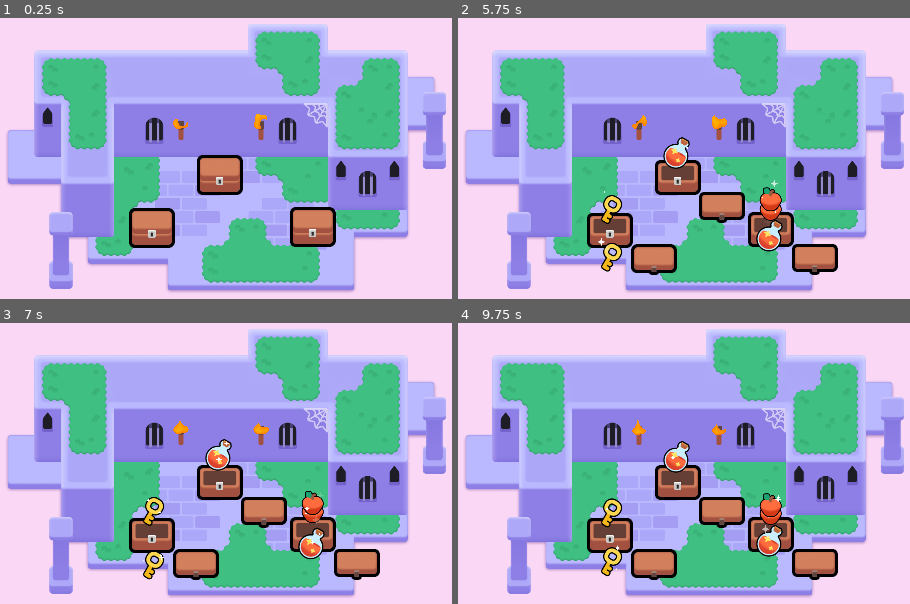
Above: before the commit, frames 1-4 (two rows, left to right).
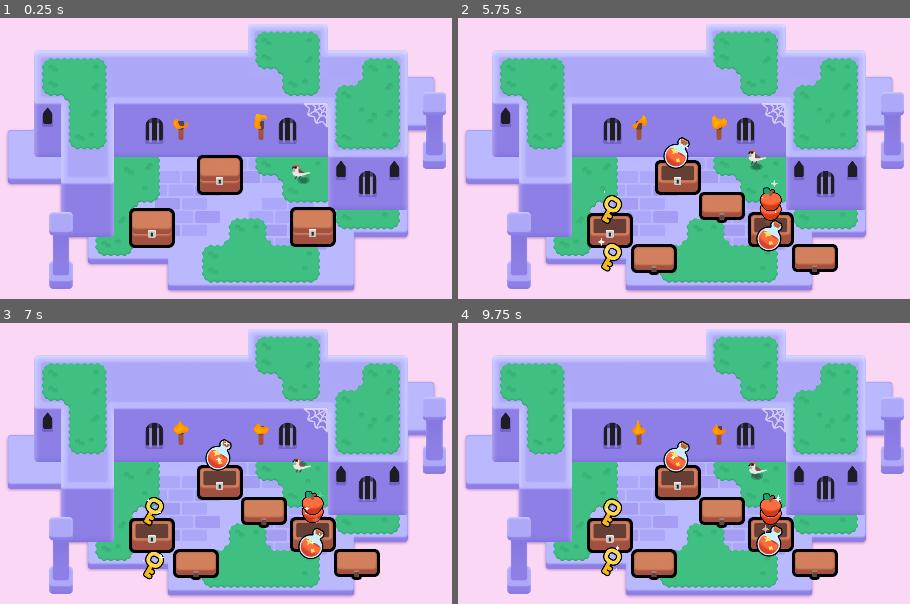
Above: after the commit, the same moments.

Repository: ellaclz/2DGameDevCourse
Game: Godot game, scene res://lessons/mini_dungeon.tscn
The game is run twice, just before and just after one commit, with the same random seed, the same clock (stepped at 60 frames per second) and the same inputs.
Inputs (mouse positions are in pixels of both pictures, inside the frame that each line leads up to):
- Up to frame 1 (0.25 s): no input
- Up to frame 2 (5.75 s): tap Enter at 0.5 s; move the mouse to (679, 175) at 0.52 s; press the mouse at (679, 175) at 0.53 s; hold D (move_right) 0.53-1.28 s; tap Space at 0.77, 1.52, 3.02, 3.77, 4.52 s; move the mouse to (769, 225) at 1.27 s; release the mouse at (769, 225) at 1.28 s; hold S (move_down) 1.28-2.03 s; right-click (769, 225) at 1.35 s; click (769, 225) at 1.42 s; move the mouse to (611, 228) at 2.02 s; hold D (move_right) 2.03-2.78 s; tap Z at 2.1, 4.35 s; click (611, 228) at 2.17 s; move the mouse to (638, 265) at 2.77 s; hold W (move_up) 2.78-3.53 s; click (638, 265) at 2.85 s; move the mouse to (outside the picture) at 3.52 s; hold Right mouse button (right_click) 3.53-4.28 s; hold A (move_left) 3.53-5.03 s; click (outside the picture) at 3.67 s; move the mouse to (outside the picture) at 4.27 s; click (outside the picture) at 4.42 s; move the mouse to (720, 175) at 5.02 s; press the mouse at (720, 175) at 5.03 s; hold S (move_down) from 5.03 s (still down)
- Up to frame 3 (7 s): move the mouse to (99, 367) at 5.77 s; release S (move_down) at 5.78 s; release the mouse at (99, 367) at 5.78 s; hold D (move_right) 5.78-6.53 s; right-click (99, 367) at 5.85 s; click (99, 367) at 5.92 s; tap Space at 6.02, 6.77 s; move the mouse to (397, 457) at 6.52 s; hold W (move_up) from 6.53 s (still down); tap Z at 6.6 s; click (397, 457) at 6.67 s
- Up to frame 4 (9.75 s): move the mouse to (516, 502) at 7.27 s; release W (move_up) at 7.28 s; hold D (move_right) 7.28-8.03 s; click (516, 502) at 7.35 s; tap Space at 7.52, 9.02 s; move the mouse to (760, 382) at 8.02 s; hold S (move_down) 8.03-8.78 s; hold Right mouse button (right_click) 8.03-8.78 s; click (760, 382) at 8.17 s; move the mouse to (638, 570) at 8.77 s; hold A (move_left) 8.78-9.53 s; tap Z at 8.85 s; click (638, 570) at 8.92 s; move the mouse to (outside the picture) at 9.52 s; press the mouse at (outside the picture) at 9.53 s; hold W (move_up) from 9.53 s (still down)

The runs differ from the first frame. In frame 1, 0.2% of the frame differs, in the area x 64-69%, y 51-60%; in frame 2, 0.2%; in frame 3, 0.1%; in frame 4, 0.2%.

Commit message:
M6.L8 and L9

Diff:
--- a/M06.looting_workbook/assets/torch/torch.gd
+++ b/M06.looting_workbook/assets/torch/torch.gd
@@ -1,7 +1,16 @@
-extends Node2D
+extends Area2D
 
 @onready var flame: Sprite2D = $Flame
 
 func _ready() -> void:
 	# This parameter of the shader material gives each flame a slightly different look and randomized animation.
 	flame.material.set("shader_parameter/offset", global_position * 0.1)
+
+func _input_event( Viewport, event: InputEvent, shape_idx: int) -> void:
+	var is_mouse_pressed: bool = (
+		event is InputEventMouseButton and
+		event.pressed and
+		event.button_index == MOUSE_BUTTON_LEFT
+	)
+	if is_mouse_pressed:
+		flame.visible = not flame.visible
--- a/M06.looting_workbook/assets/torch/torch.tscn
+++ b/M06.looting_workbook/assets/torch/torch.tscn
@@ -28,7 +28,11 @@
 shader_parameter/noise_sampler = SubResource("NoiseTexture2D_1dd3t")
 shader_parameter/flame_gradient = SubResource("GradientTexture1D_cnwig")
 
-[node name="Torch" type="Node2D"]
+[sub_resource type="CapsuleShape2D" id="CapsuleShape2D_n6mgy"]
+radius = 20.0
+height = 72.0
+
+[node name="Torch" type="Area2D"]
 script = ExtResource("1_8rman")
 
 [node name="TorchBody" type="Sprite2D" parent="."]
@@ -40,3 +44,7 @@
 position = Vector2(0, -30)
 scale = Vector2(0.28038, 0.28038)
 texture = ExtResource("3_5oi5q")
+
+[node name="CollisionShape2D" type="CollisionShape2D" parent="."]
+position = Vector2(0, -12)
+shape = SubResource("CapsuleShape2D_n6mgy")
--- /dev/null
+++ b/M06.looting_workbook/lessons/bird.gd
@@ -0,0 +1,35 @@
+extends Node2D
+
+@onready var sprite_2d: Sprite2D = $Sprite2D
+@onready var wait_timer: Timer = $WaitTimer
+@onready var shadow: Sprite2D = $Shadow
+
+# Called when the node enters the scene tree for the first time.
+func _ready() -> void:
+	wait_timer.wait_time = randf_range(1.0, 3.0)
+	wait_timer.one_shot = true
+	wait_timer.timeout.connect(_animate_one_hop)
+	wait_timer.start()
+
+func _animate_one_hop() -> void:
+	const HOP_DURATION := 0.25
+	const HALF_HOP_DURATION := HOP_DURATION / 2.0
+
+	var random_direction := Vector2(1.0, 0.0).rotated(randf() * 2.0 * PI)
+	var land_position := random_direction * randf_range(0.0, 30.0)
+
+	var tween := create_tween().set_parallel()
+	tween.tween_property(sprite_2d, "position:x", land_position.x, HOP_DURATION)
+	tween.tween_property(shadow, "position", land_position, HOP_DURATION)
+
+	tween = create_tween()
+	tween.set_trans(Tween.TRANS_QUAD)
+	tween.set_ease(Tween.EASE_OUT)
+	const JUMP_HEIGHT := 16.0
+	tween.tween_property(sprite_2d, "position:y", land_position.y - JUMP_HEIGHT, HALF_HOP_DURATION)
+	tween.set_ease(Tween.EASE_IN)
+	tween.tween_property(sprite_2d, "position:y", land_position.y, HALF_HOP_DURATION)
+
+	wait_timer.wait_time = randf_range(1.0, 3.0)
+	tween.finished.connect(wait_timer.start)
+# Called every frame. 'delta' is the elapsed time since the previous frame.
--- /dev/null
+++ b/M06.looting_workbook/lessons/bird.tscn
@@ -0,0 +1,16 @@
+[gd_scene load_steps=4 format=3 uid="uid://n4d2p5ly1grq"]
+
+[ext_resource type="Texture2D" uid="uid://bwhshkk62k3bh" path="res://assets/bird/sparrow.png" id="1_m4vv8"]
+[ext_resource type="Script" path="res://lessons/bird.gd" id="1_nqruo"]
+[ext_resource type="PackedScene" uid="uid://dnetm54guji21" path="res://assets/bird/shadow.tscn" id="2_uviuv"]
+
+[node name="bird" type="Node2D"]
+script = ExtResource("1_nqruo")
+
+[node name="WaitTimer" type="Timer" parent="."]
+
+[node name="Sprite2D" type="Sprite2D" parent="."]
+texture = ExtResource("1_m4vv8")
+
+[node name="Shadow" parent="." instance=ExtResource("2_uviuv")]
+position = Vector2(8, 21)
--- a/M06.looting_workbook/lessons/items/item.gd
+++ b/M06.looting_workbook/lessons/items/item.gd
@@ -5,6 +5,18 @@
 func _ready() -> void:
 	play_floating_animation()
 
+func print(viewport: Viewport, event: InputEvent, shape_idx: int) ->void:
+	var event_is_mouse_click: bool = (
+		event is InputEventMouseButton and
+		event.button_index == MOUSE_BUTTON_LEFT and
+		event.is_pressed()
+	)
+
+	if event_is_mouse_click:
+		var tween := create_tween()
+		tween.set_trans(Tween.TRANS_CUBIC).set_ease(Tween.EASE_OUT)
+		tween.tween_property(self, "scale", Vector2(0.0, 0.0), 0.3)
+		tween.finished.connect(queue_free)
 
 func play_floating_animation() -> void:
 	var tween := create_tween()
--- /dev/null
+++ b/M06.looting_workbook/lessons/items/item_with_picking.tscn
@@ -0,0 +1,38 @@
+[gd_scene load_steps=2 format=3 uid="uid://bj20b13mldb4b"]
+
+[sub_resource type="GDScript" id="GDScript_enkyl"]
+script/source = "extends Area2D
+
+
+# Called when the node enters the scene tree for the first time.
+func _ready():
+	play_floating_animation()
+
+func _input_event(viewport: Viewport, event: InputEvent, shape_idx: int) -> void:
+	var event_is_mouse_click: bool = (
+		event is InputEventMouseButton and
+		event.button_index == MOUSE_BUTTON_LEFT and
+		event.is_pressed()
+	)
+
+	if event_is_mouse_click:
+		var tween := create_tween()
+		tween.set_trans(Tween.TRANS_CUBIC).set_ease(Tween.EASE_OUT)
+		tween.tween_property(self, \"scale\", Vector2(0.0, 0.0), 0.3)
+		tween.finished.connect(queue_free)
+
+func play_floating_animation() -> void:
+	var tween := create_tween()
+	tween.set_loops()
+	tween.set_trans(Tween.TRANS_SINE)
+
+	var sprite_2d := get_node(\"Sprite2D\")
+	var position_offset := Vector2(0.0, 4.0)
+	var duration = randf_range(0.8, 1.2)
+	sprite_2d.position =-1.0 * position_offset
+	tween.tween_property(sprite_2d, \"position\", position_offset, duration)
+	tween.tween_property(sprite_2d, \"position\", -1.0 * position_offset, duration)
+"
+
+[node name="ItemWithPicking" type="Area2D"]
+script = SubResource("GDScript_enkyl")
--- a/M06.looting_workbook/lessons/mini_dungeon.tscn
+++ b/M06.looting_workbook/lessons/mini_dungeon.tscn
@@ -6,6 +6,7 @@
 [ext_resource type="Texture2D" uid="uid://c1rgncfgjxefj" path="res://assets/dungeon/pillar.png" id="4_gq228"]
 [ext_resource type="Texture2D" uid="uid://l0y1k1obencd" path="res://assets/dungeon/spider_web.png" id="5_ywba7"]
 [ext_resource type="PackedScene" uid="uid://eundh35r605v" path="res://assets/torch/torch.tscn" id="6_fokey"]
+[ext_resource type="PackedScene" uid="uid://n4d2p5ly1grq" path="res://lessons/bird.tscn" id="7_cewh6"]
 [ext_resource type="PackedScene" uid="uid://bdrrocym20xfp" path="res://lessons/chest/chest.tscn" id="7_fy0ns"]
 
 [sub_resource type="TileSetAtlasSource" id="TileSetAtlasSource_6s4s5"]
@@ -323,6 +324,9 @@
 color = Color(0.977546, 0.842183, 0.960847, 1)
 metadata/_edit_lock_ = true
 
+[node name="bird" parent="Background" instance=ExtResource("7_cewh6")]
+position = Vector2(766, 227)
+
 [node name="Chest" parent="." instance=ExtResource("7_fy0ns")]
 position = Vector2(573, 235)
 
Not shown: 1 places in M06.looting_workbook/assets/torch/torch.tscn that only renumber resources
Not shown: 1 places in M06.looting_workbook/lessons/mini_dungeon.tscn that only renumber resources
